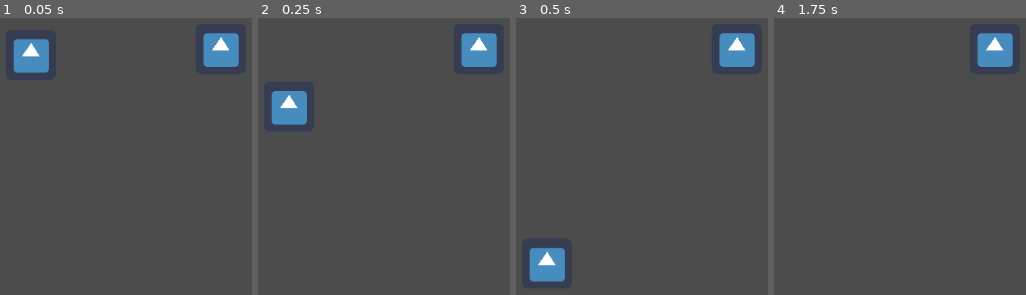
Above: before the commit, frames 1-4 (left to right).
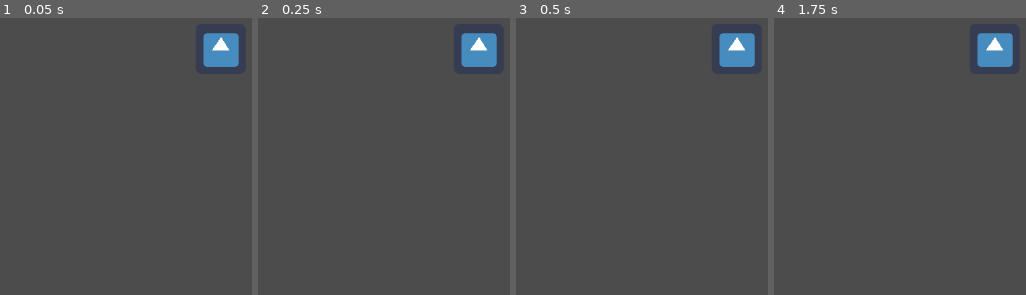
Above: after the commit, the same moments.

Repository: Gabbycl/AR218_Clay
Game: Godot game, scene res://Scene/Level1.tscn
Two runs of this game, one before a commit and one after it. Both use one fixed random seed, a clock stepped at 60 frames per second and the inputs below. The project has no main scene, so this scene is started directly. The engine's default icon, where the game draws it, is replaced by a stand-in: a white triangle on a blue panel in a dark square.
Inputs:
- Up to frame 1 (0.05 s): no input
- Up to frame 2 (0.25 s): no input
- Up to frame 3 (0.5 s): no input
- Up to frame 4 (1.75 s): hold Space (jump) 0.53-1.28 s; hold D (right) from 0.53 s (still down); tap Enter at 1.25 s; tap Space (jump) at 1.35, 1.52 s

The runs differ from the first frame. In frame 1, 1.7% of the frame differs, in the area x 5-20%, y 7-20%; in frame 2, 1.7%; in frame 3, 1.7%, in the area x 5-20%, y 83-96%; in frame 4, nothing differs.

Commit message:
Update

Diff:
--- a/PlatformGame/Scene/Player.gd
+++ b/PlatformGame/Scene/Player.gd
@@ -1,34 +1,30 @@
 extends KinematicBody2D
 
-const GRAVITY = 35
-
-var velocity = Vector2(0,0)
-
-export var speed = 100
-export var jump = -900
+var velocity := Vector2(0,0)
+export var speed := 180
+export var jump := -900
+const GRAVITY := 35
 
 func _physics_process(delta):
-	if Input.is_action_pressed("left"):
-		velocity.x= -speed
+	if Input.is_action_pressed("right"):
+		velocity.x = speed
 		$AnimatedSprite.play("walk")
 		$AnimatedSprite.flip_h = false
-	elif Input.is_action_pressed("right"):
-		velocity.x= speed
+	elif Input.is_action_pressed("left"):
+		velocity.x = -speed
 		$AnimatedSprite.play("walk")
 		$AnimatedSprite.flip_h = true
 	else:
-		velocity.x = 0
-
-
-	if Input.is_action_pressed("jump") and is_on_floor():
+		$AnimatedSprite.play("idle")
+	#show with "pressed"
+	if Input.is_action_just_pressed("jump") and is_on_floor():
 		velocity.y += jump
 
-	if not is_on_floor ():
+	if not is_on_floor():
 		$AnimatedSprite.play("air")
-		#get_node(AnimatedSprite)
-		velocity.y += GRAVITY
 
+	velocity.y += GRAVITY
 
+	velocity = move_and_slide(velocity, Vector2.UP)
 
-	velocity.x = lerp(velocity.x, 0, 0.1)
-	move_and_slide(velocity,Vector2.UP)
+	velocity.x = lerp(velocity.x, 0,0.1)
--- a/PlatformGame/Scene/Player.tscn
+++ b/PlatformGame/Scene/Player.tscn
@@ -14,6 +14,21 @@
 "loop": true,
 "name": "walk",
 "speed": 5.0
+}, {
+"frames": [  ],
+"loop": true,
+"name": "air",
+"speed": 5.0
+}, {
+"frames": [  ],
+"loop": true,
+"name": "crouch",
+"speed": 5.0
+}, {
+"frames": [  ],
+"loop": true,
+"name": "climb",
+"speed": 5.0
 } ]
 
 [sub_resource type="CapsuleShape2D" id=2]
@@ -25,7 +40,7 @@
 
 [node name="AnimatedSprite" type="AnimatedSprite" parent="."]
 frames = SubResource( 1 )
-animation = "idle"
+animation = "air"
 
 [node name="CollisionShape2D" type="CollisionShape2D" parent="."]
 shape = SubResource( 2 )
